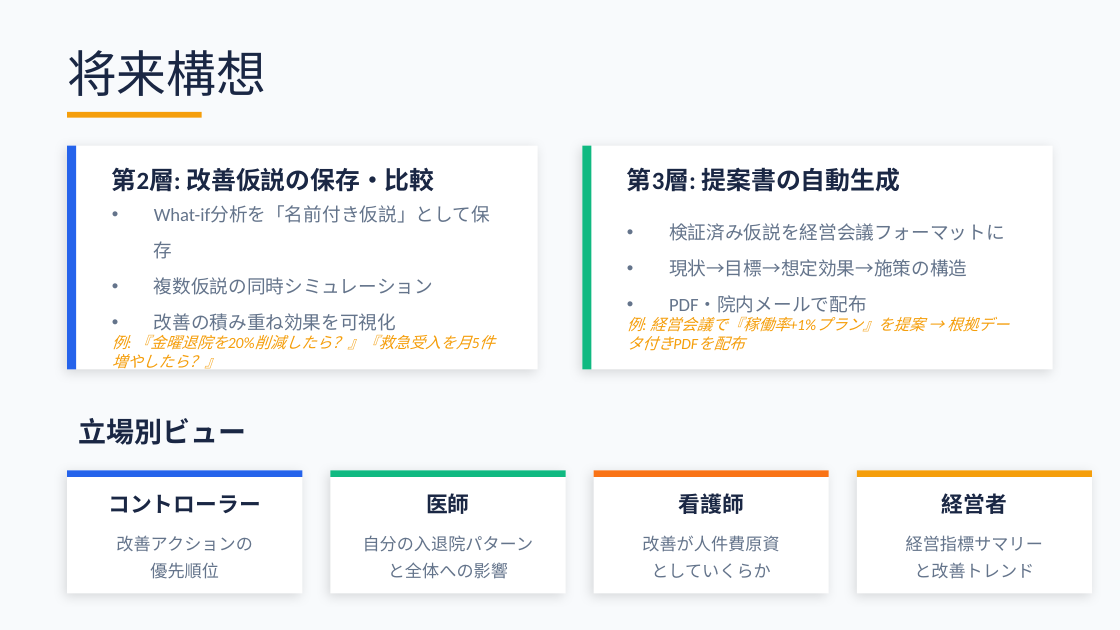
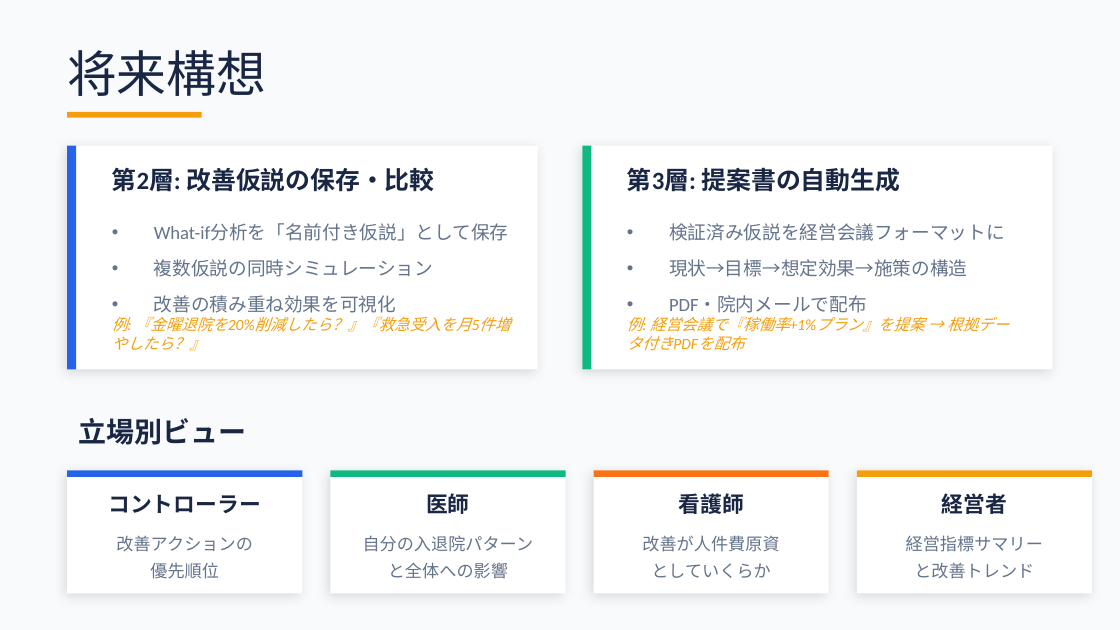
Before and after one commit to torukubota2023/bed-control-simulator, a slide deck: slide 11 of docs/admin/bed_control_evolution_presentation.pptx. Drawn at 1120x630 pixels with LibreOffice and Linux fonts; fonts in the diff are those of the drawing. Boxes give left, top, right and bottom in pixels: in the first picture for what was removed or moved away, otherwise in the second. Text is boxed around its words. In the diff, an @@ line names an element or a change of style, - is before the commit and + after.

```diff
--- a/docs/admin/bed_control_evolution_presentation.pptx
+++ b/docs/admin/bed_control_evolution_presentation.pptx
@@ text "What-if分析を「名前付き仮説」として保存" rewrapped from [112, 206, 490, 350] to [112, 224, 509, 351] @@
```
Also in this commit, not shown: 6 other slides changed.
